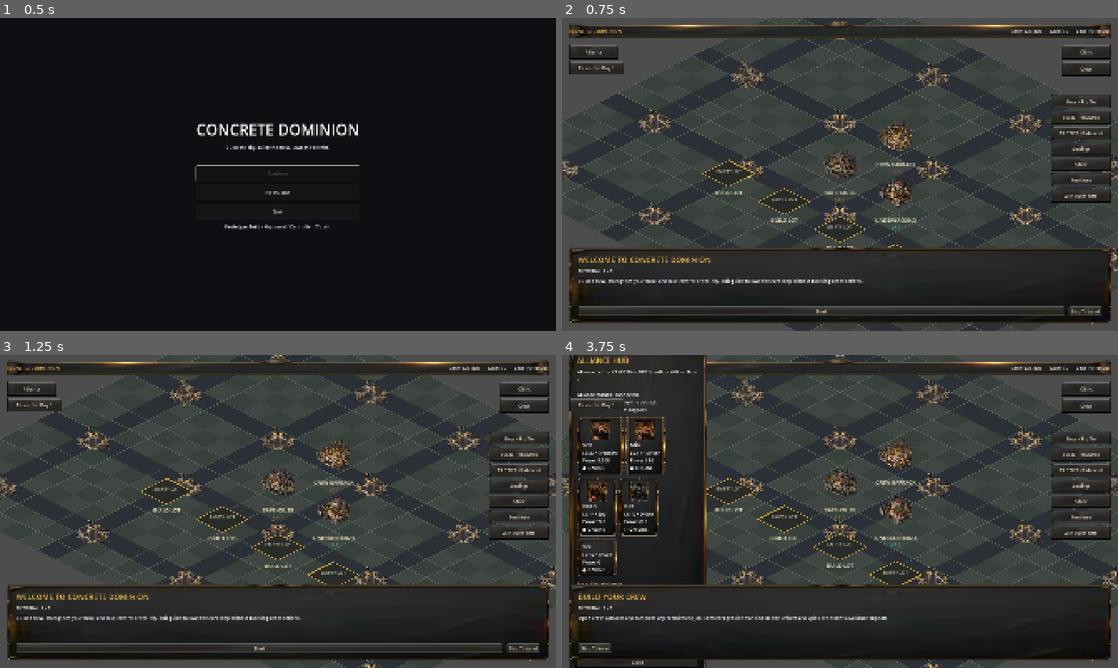
Above: before the commit, frames 1-4 (two rows, left to right).
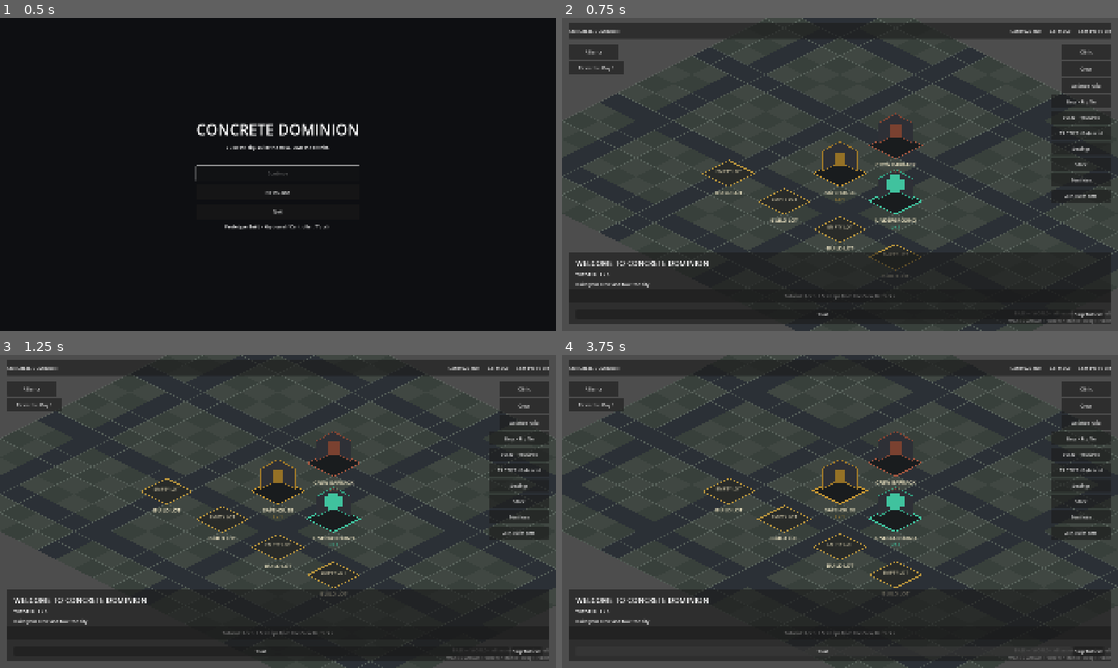
Above: after the commit, the same moments.

Repository: betasio/ConcreteDominion
Game: Godot game, scene res://scenes/core/Boot.tscn
Same seed, same stepped clock (60 frames per second), same inputs: the game is played once before the commit and once after it.
Inputs (mouse positions are in pixels of both pictures, inside the frame that each line leads up to):
- Up to frame 1 (0.5 s): no input
- Up to frame 2 (0.75 s): click "New Game" at 0.5 s
- Up to frame 3 (1.25 s): no input
- Up to frame 4 (3.75 s): click "Start" at 1.25 s; click (823, 652) at 2 s, where only the run after the commit has a clickable "Start"; click "Alliance" at 2.75 s; click (639, 649) at 3.5 s, where only the run before the commit has a clickable "Post: Ready for the next hit."

Frame 1 is identical in both runs. In frame 2, 11% of the frame differs, in the area x 0-100%, y 0-98%; in frame 3, 11%; in frame 4, 26%, in the area x 0-100%, y 0-100%.
Error after the commit: Parse Error: Too few arguments for "setup()" call. Expected at least 7 but received 6. (res://scripts/core/Main.gd:155)

Commit message:
Add character-driven Chapter 1 story beats and milestone rewards

Diff:
--- a/scripts/progression/MissionTracker.gd
+++ b/scripts/progression/MissionTracker.gd
@@ -9,12 +9,52 @@
 	"build_intel"
 ]
 
+const STORY_BEATS := {
+	"recruit_crew": {
+		"speaker": "Vex",
+		"portrait": "vex",
+		"line": "A city does not fear one name. Build the crew first. Then we give it a reason to remember ours."
+	},
+	"win_downtown": {
+		"speaker": "Mia",
+		"portrait": "mia",
+		"line": "Downtown moves money before it moves muscle. Hit the bank clean, fast, and leave them guessing."
+	},
+	"reach_level_2": {
+		"speaker": "Noah",
+		"portrait": "noah",
+		"line": "Noise gets attention. Reputation gets doors opened. Keep the wins coming and the city starts calling us first."
+	},
+	"build_garage": {
+		"speaker": "Mia",
+		"portrait": "mia",
+		"line": "We need wheels that belong to us. A Garage turns every future job into a choice instead of a gamble."
+	},
+	"build_intel": {
+		"speaker": "Kira",
+		"portrait": "kira",
+		"line": "Power without information is just a target. Give me an Intel Office and I will tell you where the city is weakest."
+	},
+	"chapter_complete": {
+		"speaker": "Vex",
+		"portrait": "vex",
+		"line": "Now we are not surviving the city. We are shaping it. Pick the next district and make them negotiate from below us."
+	}
+}
+
 signal changed
 signal mission_completed(mission_id: String)
+signal chapter_milestone_reached(milestone: int, reward: Dictionary)
 
 var progression: PlayerProgression
 var economy: PlayerEconomy
+var loot: LootInventory
 var city_map: Node
+
+var chapter_milestones_claimed: Dictionary = {
+	"2": false,
+	"4": false
+}
 
 var missions: Dictionary = {
 	"recruit_crew": {
@@ -122,6 +162,7 @@
 func setup(
 	player_progression: PlayerProgression,
 	player_economy: PlayerEconomy,
+	loot_inventory: LootInventory,
 	world: Node,
 	recruitment: RecruitmentQueue,
 	construction: ConstructionQueue,
@@ -129,6 +170,7 @@
 ) -> void:
 	progression = player_progression
 	economy = player_economy
+	loot = loot_inventory
 	city_map = world
 
 	recruitment.recruitment_completed.connect(_on_recruitment_completed)
@@ -239,11 +281,40 @@
 	for mission_id in CHAPTER_1_TASKS:
 		if missions.has(mission_id) and bool(missions[mission_id]["completed"]):
 			completed_count += 1
+
+	_award_chapter_milestones(completed_count)
 	_set_progress("chapter_1_complete", completed_count)
+
+
+func _award_chapter_milestones(completed_count: int) -> void:
+	if completed_count >= 2 and not bool(chapter_milestones_claimed["2"]):
+		chapter_milestones_claimed["2"] = true
+		var reward_2 := {"cash": 2000, "gold": 3, "xp": 35, "loot": {"Parts": 1}}
+		_apply_bonus_reward(reward_2)
+		chapter_milestone_reached.emit(2, reward_2)
+
+	if completed_count >= 4 and not bool(chapter_milestones_claimed["4"]):
+		chapter_milestones_claimed["4"] = true
+		var reward_4 := {"cash": 3500, "gold": 5, "xp": 60, "loot": {"Intel": 1}}
+		_apply_bonus_reward(reward_4)
+		chapter_milestone_reached.emit(4, reward_4)
+
+
+func _apply_bonus_reward(reward: Dictionary) -> void:
+	if economy != null:
+		economy.add_cash(int(reward.get("cash", 0)))
+		economy.add_gold(int(reward.get("gold", 0)))
+	if progression != null:
+		progression.add_xp(int(reward.get("xp", 0)))
+	if loot != null:
+		var reward_loot = reward.get("loot", {})
+		if reward_loot is Dictionary:
+			loot.add_loot(reward_loot)
 
 
 func get_story_chapter_status() -> Dictionary:
 	var completed_count := 0
+	var next_id := ""
 	var next_title := "Chapter complete"
 	var next_description := "Your crew is established. Push deeper into the city and take territory."
 
@@ -253,9 +324,13 @@
 		var mission: Dictionary = missions[mission_id]
 		if bool(mission["completed"]):
 			completed_count += 1
-		elif next_title == "Chapter complete":
+		elif next_id.is_empty():
+			next_id = mission_id
 			next_title = String(mission["title"])
 			next_description = String(mission["description"])
+
+	var beat_key := "chapter_complete" if next_id.is_empty() else next_id
+	var beat: Dictionary = STORY_BEATS.get(beat_key, STORY_BEATS["chapter_complete"])
 
 	return {
 		"title": "A Higher Kingdom",
@@ -263,8 +338,14 @@
 		"progress": completed_count,
 		"goal": CHAPTER_1_TASKS.size(),
 		"complete": bool(missions["chapter_1_complete"]["completed"]),
+		"next_id": next_id,
 		"next_title": next_title,
 		"next_description": next_description,
+		"speaker": String(beat["speaker"]),
+		"portrait": String(beat["portrait"]),
+		"story_line": String(beat["line"]),
+		"milestone_2_claimed": bool(chapter_milestones_claimed["2"]),
+		"milestone_4_claimed": bool(chapter_milestones_claimed["4"]),
 		"completion_reward": "$5,000 + 150 XP"
 	}
 
@@ -284,7 +365,11 @@
 
 
 func get_save_data() -> Dictionary:
-	var saved := {}
+	var saved := {
+		"_chapter_meta": {
+			"milestones_claimed": chapter_milestones_claimed.duplicate(true)
+		}
+	}
 	for mission_id in missions.keys():
 		var mission: Dictionary = missions[mission_id]
 		saved[mission_id] = {
@@ -302,4 +387,12 @@
 		if saved is Dictionary:
 			missions[mission_id]["progress"] = int(saved.get("progress", missions[mission_id]["progress"]))
 			missions[mission_id]["completed"] = bool(saved.get("completed", missions[mission_id]["completed"]))
+
+	var meta = data.get("_chapter_meta", {})
+	if meta is Dictionary:
+		var claimed = meta.get("milestones_claimed", {})
+		if claimed is Dictionary:
+			for milestone in chapter_milestones_claimed.keys():
+				chapter_milestones_claimed[milestone] = bool(claimed.get(milestone, chapter_milestones_claimed[milestone]))
+
 	changed.emit()
